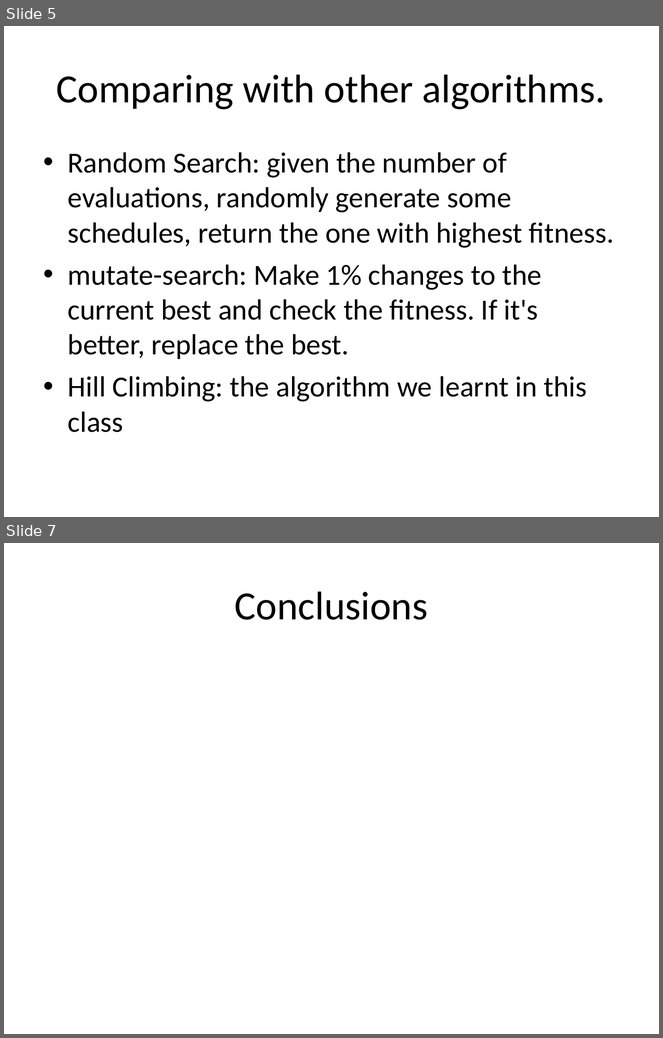
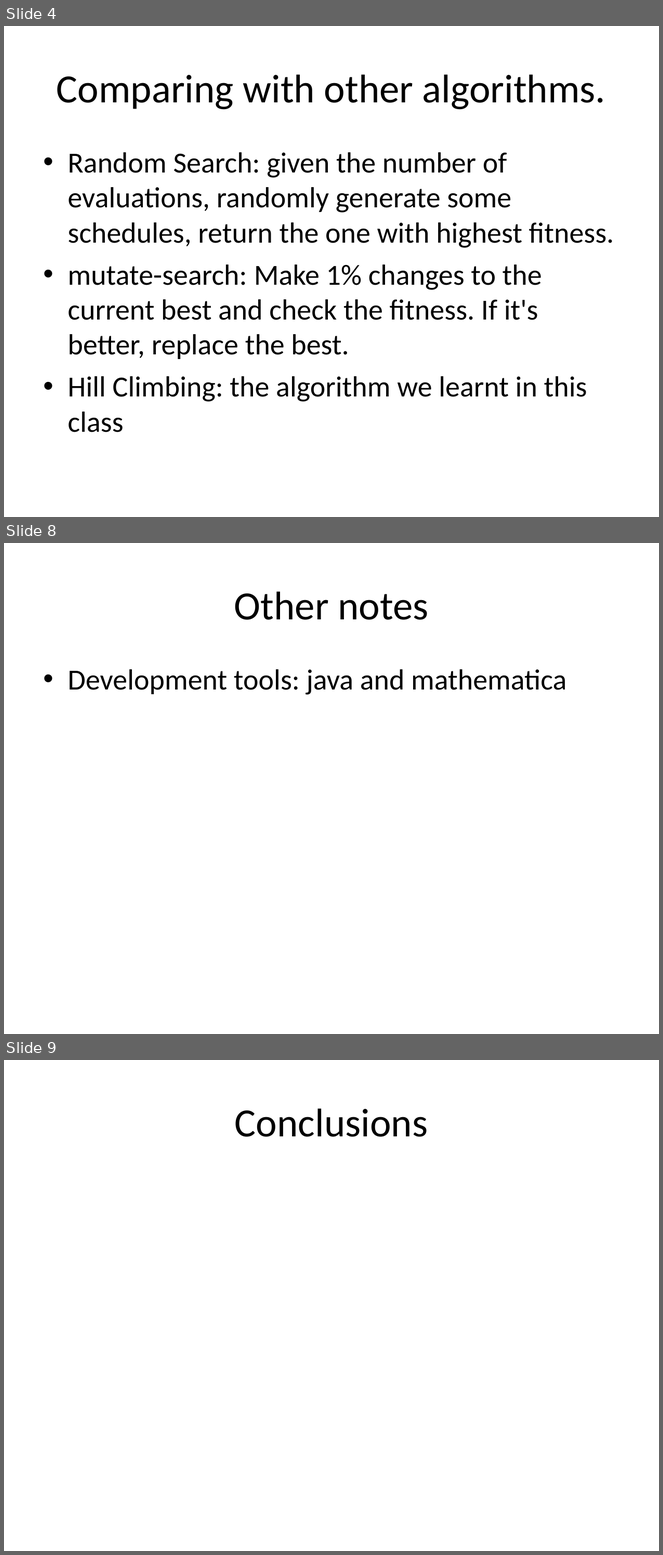
Before and after one commit to putrakoreng/csc384-genetic-algorithms-project, a slide deck: GA_TestBench/Data Files/presentation.ppt. Shown one above the other, each under a label of ours: slides 5 and 7 before the commit, slides 4, 8 and 9 after it; the slides between them are not shown. The pictures are 663x1038 and 663x1555 pixels, drawn with LibreOffice and Linux fonts; fonts in the diff are those of the drawing. Boxes give left, top, right and bottom in pixels: in the first picture for what was removed or moved away, otherwise in the second. Text is boxed around its words. In the diff, an @@ line names an element or a change of style, - is before the commit and + after.

```diff
--- a/GA_TestBench/Data Files/presentation.ppt
+++ b/GA_TestBench/Data Files/presentation.ppt
@@ slide 8 added at [4, 543, 659, 1034], background #FFFFFF @@
@@ title added at [234, 591, 428, 620], 44 pt, text #000000 @@
+Other notes
@@ text added at [68, 669, 567, 695], 32 pt, text #000000 @@
+• Development tools: java and mathematica
@@ what was slide 5 is now slide 4 @@
@@ what was slide 7 is now slide 9 @@
```
Also in this commit, not shown: 2 slides changed, 4 other slides added, 3 slides removed, 1 other file.
